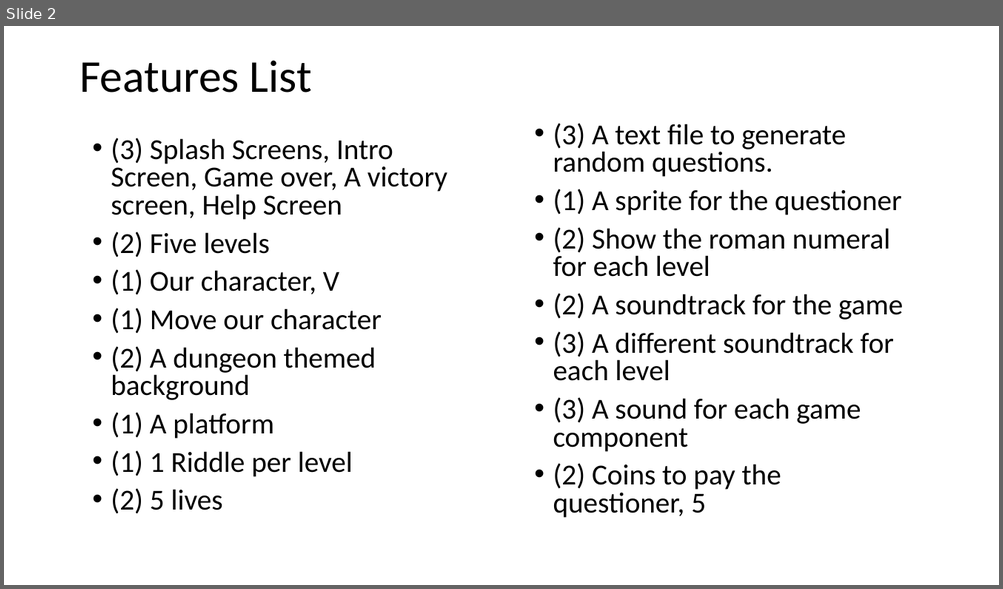
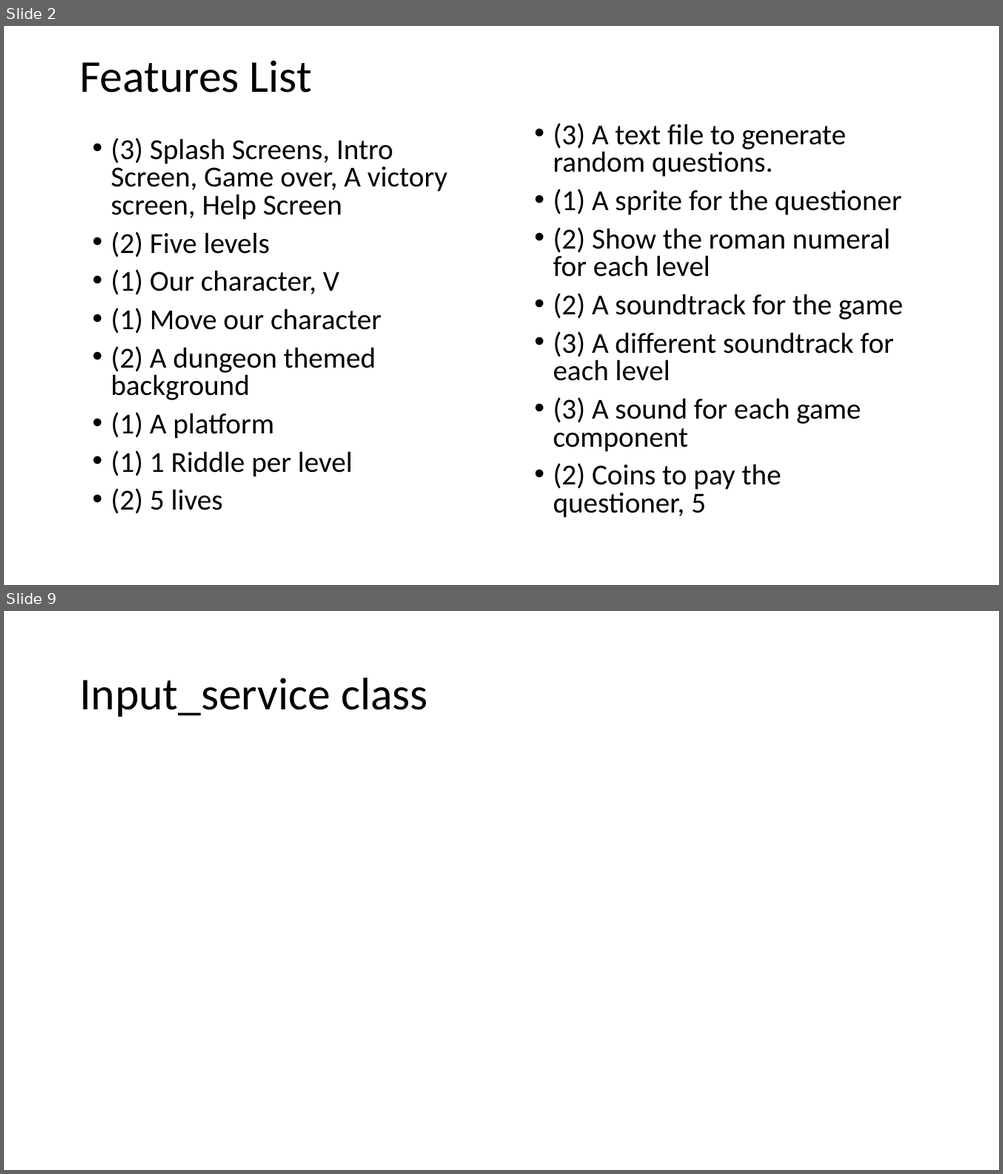
Before and after one commit to joshwassum/team5_final, a slide deck: docs/The Heroic V (Five).pptx. Shown one above the other, each under a label of ours: slide 2 before the commit, slides 2 and 9 after it; the slides between them are not shown. The pictures are 1003x589 and 1003x1174 pixels, drawn with LibreOffice and Linux fonts; fonts in the diff are those of the drawing. Boxes give left, top, right and bottom in pixels: in the first picture for what was removed or moved away, otherwise in the second. Text is boxed around its words. In the diff, an @@ line names an element or a change of style, - is before the commit and + after.

```diff
--- a/docs/The Heroic V (Five).pptx
+++ b/docs/The Heroic V (Five).pptx
@@ slide 9 added at bbox=[4, 611, 999, 1170], background #FFFFFF @@
@@ title added at bbox=[79, 678, 428, 717], 44 pt, text #000000 @@
+Input_service class
```
Also in this commit, not shown: 8 other slides added, 1 other file.
